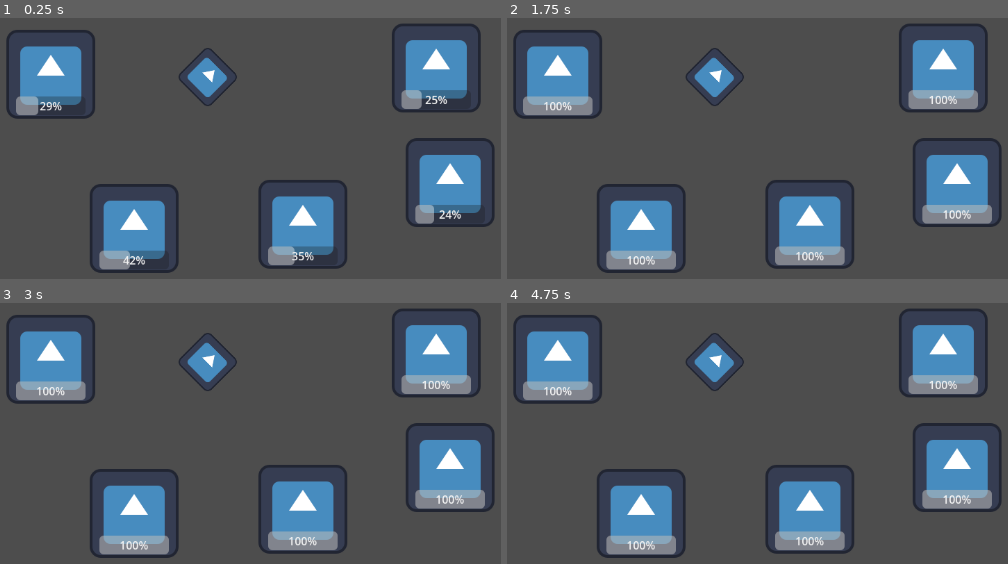
Above: before the commit, frames 1-4 (two rows, left to right).
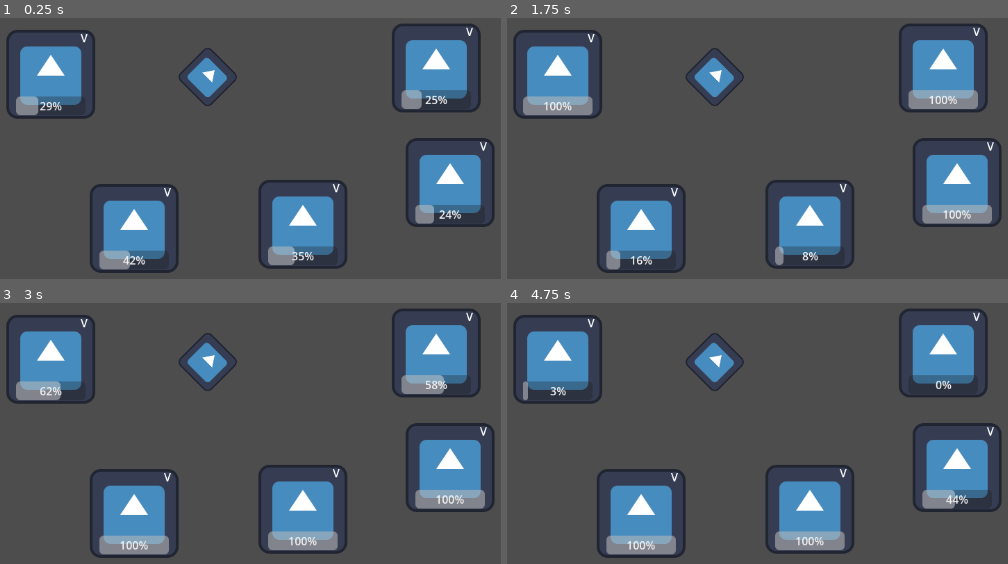
Above: after the commit, the same moments.

Repository: bakkelim/project-postal
Game: Godot game, scene res://scenes/main/main.tscn
The game is run twice, just before and just after one commit, with the same random seed, the same clock (stepped at 60 frames per second) and the same inputs. The engine's default icon, where the game draws it, is replaced by a stand-in: a white triangle on a blue panel in a dark square.
Inputs (mouse positions are in pixels of both pictures, inside the frame that each line leads up to):
- Up to frame 1 (0.25 s): no input
- Up to frame 2 (1.75 s): move the mouse to (outside the picture) at 0.52 s; press the mouse at (outside the picture) at 0.53 s; tap Enter at 1.25 s; move the mouse to (737, 265) at 1.27 s; release the mouse at (737, 265) at 1.28 s; click (737, 265) at 1.35 s
- Up to frame 3 (3 s): move the mouse to (470, 428) at 2.02 s; press the mouse at (470, 428) at 2.03 s; move the mouse to (outside the picture) at 2.77 s; release the mouse at (outside the picture) at 2.78 s; click (outside the picture) at 2.85 s
- Up to frame 4 (4.75 s): move the mouse to (outside the picture) at 3.52 s; press the mouse at (outside the picture) at 3.53 s; move the mouse to (657, 459) at 4.27 s; release the mouse at (657, 459) at 4.28 s; click (657, 459) at 4.35 s

The runs differ from the first frame. In frame 1, 0.1% of the frame differs, in the area x 15-98%, y 3-69%; in frame 2, 1.8%; in frame 3, 1.1%; in frame 4, 2.6%, in the area x 3-98%, y 3-79%.

Commit message:
feat: add connected label

Diff:
--- a/scenes/components/house_collection_component/house_collection_component.gd
+++ b/scenes/components/house_collection_component/house_collection_component.gd
@@ -7,11 +7,8 @@
 func add(house: House) -> void:
 	if collection.has(house):
 		return
-
 	collection.push_back(house)
-	print(collection)
 
 
 func remove(house: House) -> void:
 	collection.erase(house)
-	print(collection)
--- a/scenes/components/mailbox_collection_component/mailbox_collection_component.gd
+++ b/scenes/components/mailbox_collection_component/mailbox_collection_component.gd
@@ -1,17 +1,18 @@
 class_name MailCollectionComponent
 extends Node
 
-var collection: Array[Mailbox] = []
+var _collection: Array[Mailbox] = []
+
+
+func count() -> int:
+	return _collection.size()
 
 
 func add(mailbox: Mailbox) -> void:
-	if collection.has(mailbox):
+	if _collection.has(mailbox):
 		return
-
-	collection.push_back(mailbox)
-	print(collection)
+	_collection.push_back(mailbox)
 
 
 func remove(mailbox: Mailbox) -> void:
-	collection.erase(mailbox)
-	print(collection)
+	_collection.erase(mailbox)
--- a/scenes/objects/house/house.gd
+++ b/scenes/objects/house/house.gd
@@ -1,9 +1,12 @@
 class_name House
 extends StaticBody2D
+
+var connected_to_mailbox: bool
 
 @onready var produce_mail_component: ProduceMailComponent = $ProduceMailComponent
 @onready var send_mail_component: SendMailComponent = $SendMailComponent
 @onready var mailbox_collection_component: MailCollectionComponent = $MailboxCollectionComponent
+@onready var connected_label: Label = $ConnectedLabel
 
 
 func _ready() -> void:
@@ -14,27 +17,32 @@
 
 func register_mailbox(mailbox: Mailbox) -> void:
 	mailbox_collection_component.add(mailbox)
+	_set_connected_to_mailbox()
+	_set_connected_label()
 
 
 func unregister_mailbox(mailbox: Mailbox) -> void:
 	mailbox_collection_component.remove(mailbox)
+	_set_connected_to_mailbox()
+	_set_connected_label()
 
 
-#func _find_mail_box() -> String:
-#if mail_boxes.count() == 0:
-#return null
-#
-#for box in mail_boxes:
-#return box
+func _set_connected_to_mailbox() -> void:
+	connected_to_mailbox = mailbox_collection_component.count()
+
+
+func _set_connected_label() -> void:
+	if connected_to_mailbox:
+		connected_label.text = "V"
+	else:
+		connected_label.text = "X"
 
 
 func _on_mail_produced() -> void:
 	print("mail_produced")
-	#var mail_box := _find_mail_box()
-	#if not mail_box:
-	#print("mail_produced")
-	#return
-	#send_mail_component.send_mail()
+	if not connected_to_mailbox:
+		return
+	send_mail_component.send_mail()
 
 
 func _on_mail_sent() -> void:
--- a/scenes/objects/house/house.tscn
+++ b/scenes/objects/house/house.tscn
@@ -24,6 +24,9 @@
 [node name="Sprite2D" type="Sprite2D" parent="."]
 texture = ExtResource("2_f50h4")
 
+[node name="CollisionShape2D" type="CollisionShape2D" parent="."]
+shape = SubResource("RectangleShape2D_yoy84")
+
 [node name="ProduceMailProgressBar" type="ProgressBar" parent="."]
 custom_minimum_size = Vector2(100, 10)
 offset_left = -50.0
@@ -32,5 +35,10 @@
 offset_bottom = 59.0
 value = 50.0
 
-[node name="CollisionShape2D" type="CollisionShape2D" parent="."]
-shape = SubResource("RectangleShape2D_yoy84")
+[node name="ConnectedLabel" type="Label" parent="."]
+offset_left = 43.0
+offset_top = -64.0
+offset_right = 83.0
+offset_bottom = -41.0
+size_flags_horizontal = 4
+text = "X"
